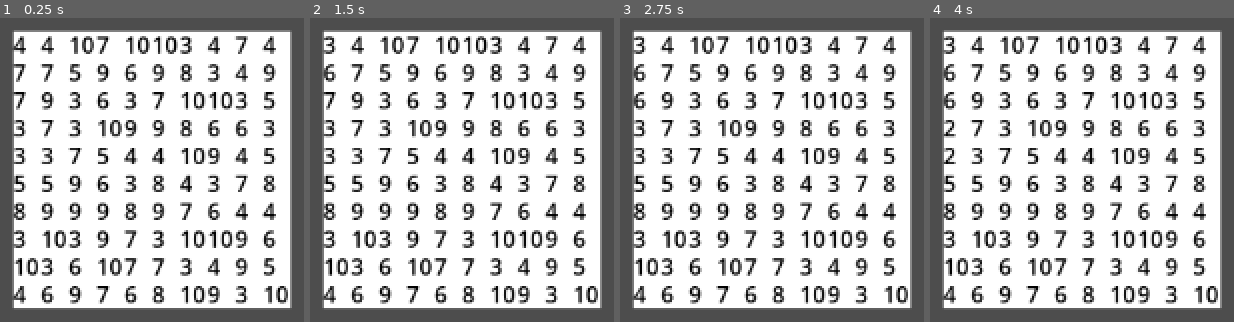
Above: before the commit, frames 1-4 (left to right).
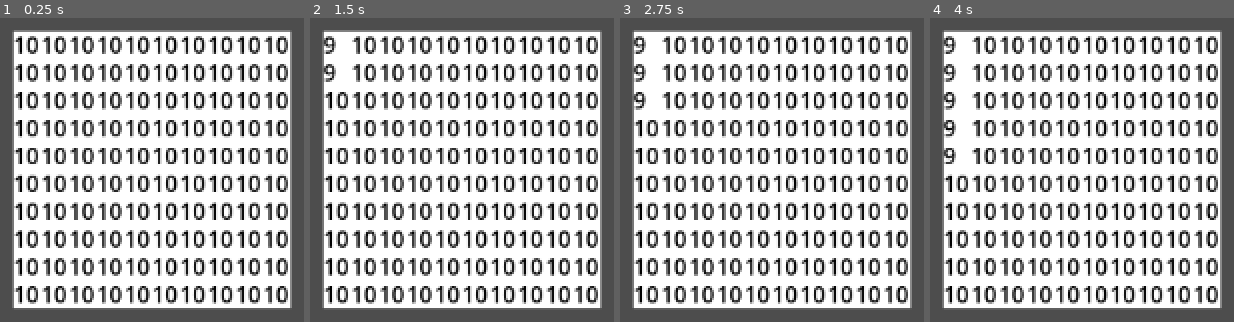
Above: after the commit, the same moments.

Repository: SomeGuy13/tile-kingdom
Game: Godot game, scene res://scenes/game.tscn
The game is run twice, just before and just after one commit, with the same random seed, the same clock (stepped at 60 frames per second) and the same inputs.
Inputs (mouse positions are in pixels of both pictures, inside the frame that each line leads up to):
- Up to frame 1 (0.25 s): no input
- Up to frame 2 (1.5 s): tap Enter at 0.5 s; move the mouse to (337, 45) at 0.52 s; click (337, 45) at 0.67 s; tap Space at 1.25 s; move the mouse to (337, 72) at 1.27 s; click (337, 72) at 1.42 s
- Up to frame 3 (2.75 s): tap Enter at 2 s; move the mouse to (647, 100) at 2.02 s; click (647, 100) at 2.17 s
- Up to frame 4 (4 s): tap Space at 2.75 s; move the mouse to (957, 127) at 2.77 s; click (957, 127) at 2.92 s; tap Enter at 3.5 s; move the mouse to (957, 154) at 3.52 s; click (957, 154) at 3.67 s

The runs differ from the first frame. In frame 1, 29% of the frame differs, in the area x 3-95%, y 5-95%; in frame 2, 28%; in frame 3, 28%; in frame 4, 28%.

Commit message:
player click and spread

Diff:
--- a/scripts/tile_area.gd
+++ b/scripts/tile_area.gd
@@ -10,4 +10,4 @@
 	if event is InputEventMouseButton:
 		# Decrease health when clicked, capture the tile if health is low
 		if event.is_pressed() and event.button_index == 1 and get_parent().captured == false:
-			main_manager.take_damage(1)
+			main_manager.take_damage(1, "player")
--- a/scripts/tile_base.gd
+++ b/scripts/tile_base.gd
@@ -8,7 +8,6 @@
 
 var captured = false
 var tile_owner = "neutral"
-var untouched = true
 
 var neighbor_tiles: Array = []
 var neighbors_captured = 0
@@ -16,7 +15,7 @@
 var tile_position: Vector2
 
 var damage_timer = 0.0
-var damage_interval = 10
+var damage_interval = 0.25
 var decay_timer = 0.0
 var decay_interval = 2
 
@@ -24,36 +23,16 @@
 	label.text = str(health)
 
 func _process(delta: float) -> void:
-	# 25-10-29: Deals with tiles that have not been captured
 	damage_timer += delta
 	if damage_timer >= damage_interval:
-		if total_neighbors_captured() >= 2 and captured == false and untouched == true:
-			take_damage(total_neighbors_captured())
+		attack_neighbor()
 		damage_timer = 0.0
-
-	# 25-10-29: Deals with captured tiles and potential decay
-	decay_timer += delta
-	if decay_timer >= decay_interval:
-		if health < max_health && total_neighbors_touched() >= 8:
-			var chance = randi_range(0, 100000)
-			if chance >= 99999 - total_neighbors_touched() * 250:
-				take_damage(-1)
-				if total_neighbors_touched() >= 1 and captured == true and untouched == false:
-					take_damage(-1)
-		if health < roundi(max_health / 2) and captured == false and untouched == false:
-			take_damage(-1)
-			var neighbor = randi_range(0, neighbor_tiles.size() - 1)
-			var chance = randi_range(0, 1000)
-			print(chance)
-			if chance >= 800:
-				neighbor_tiles[neighbor].take_damage(-1)
-		decay_timer = 0.0
 
 func set_neighbors():
 	neighbor_tiles = get_parent().get_neighbors(tile_position.x, tile_position.y)
 
 # 25-10-29: Handles taking damage accordingly
-func take_damage(damage: int):
+func take_damage(damage: int, attacker: String):
 	if health >= 0 and captured == false:
 		health -= damage
 		label.text = str(health)
@@ -65,24 +44,39 @@
 		# square.color = Color.from_hsv(0 + (health * 0.1), 1, 1)
 
 	if health <= 0 and captured == false:
-		capture()
+		capture(attacker)
 	elif health > 0 and captured == true:
 		health = 1
-		decapture()
+		decapture("neutral")
 
 # 25-10-29: Handles a tile being captured
-func capture():
+# 25-10-29: Tiles are captured by an attacker doing damage to them
+func capture(attacker: String):
 	captured = true
-	get_parent().tiles_captured += 1
-	square.color = Color.NAVY_BLUE
-	untouched = false
 	label.visible = false
 
+	match attacker:
+		"player":
+			get_parent().tiles_captured += 1
+			square.color = Color.NAVY_BLUE
+			tile_owner = "player"
+		"corruption":
+			square.color = Color.WEB_PURPLE
+			if tile_owner == "player":
+				get_parent().tiles_captured -=1
+			tile_owner = "corruption"
+		"red":
+			square.color = Color.FIREBRICK
+			tile_owner = "red"
+
+
 # 25-10-29: Handles a tile becoming uncaptured
-func decapture():
+# 25-10-29: Tiles become uncaptured due to decay
+func decapture(attacker: String):
 	captured = false
-	get_parent().tiles_captured -= 1
-	square.color = Color.ORANGE_RED
+	if tile_owner == "player":
+		get_parent().tiles_captured -= 1
+	square.color = Color.WHITE
 	label.text = str(health)
 	label.visible = true
 
@@ -101,3 +95,33 @@
 		if tile.untouched == false:
 			total += 1
 	return total
+
+# 25-10-29: Attack a neighbor tile
+func attack_neighbor():
+	if captured == true:
+		neighbor_tiles[randi_range(0, neighbor_tiles.size() - 1)].take_damage(1, tile_owner)
+
+	## 25-10-29: Deals with tiles that have not been captured
+	#damage_timer += delta
+	#if damage_timer >= damage_interval:
+		#if total_neighbors_captured() >= 2 and captured == false and untouched == true:
+			#take_damage(total_neighbors_captured())
+		#damage_timer = 0.0
+	#
+	## 25-10-29: Deals with captured tiles and potential decay
+	#decay_timer += delta
+	#if decay_timer >= decay_interval:
+		#if health < max_health && total_neighbors_touched() >= 8:
+			#var chance = randi_range(0, 100000)
+			#if chance >= 99999 - total_neighbors_touched() * 250:
+				#take_damage(-1)
+				#if total_neighbors_touched() >= 1 and captured == true and untouched == false:
+					#take_damage(-1)
+		#if health < roundi(max_health / 2) and captured == false and untouched == false:
+			#take_damage(-1)
+			#var neighbor = randi_range(0, neighbor_tiles.size() - 1)
+			#var chance = randi_range(0, 1000)
+			#print(chance)
+			#if chance >= 800:
+				#neighbor_tiles[neighbor].take_damage(-1)
+		#decay_timer = 0.0
--- a/scripts/world.gd
+++ b/scripts/world.gd
@@ -25,7 +25,7 @@
 			tile.position = Vector2(x * tile_size.x + 10 + grid_offset.x,
 			y * tile_size.y + 10 + grid_offset.y)
 			tile.tile_position = Vector2(x, y)
-			var health = randi_range(3, 10)
+			var health = 10 # randi_range(3, 10)
 			tile.max_health = health
 			tile.health = health
 			add_child(tile)
